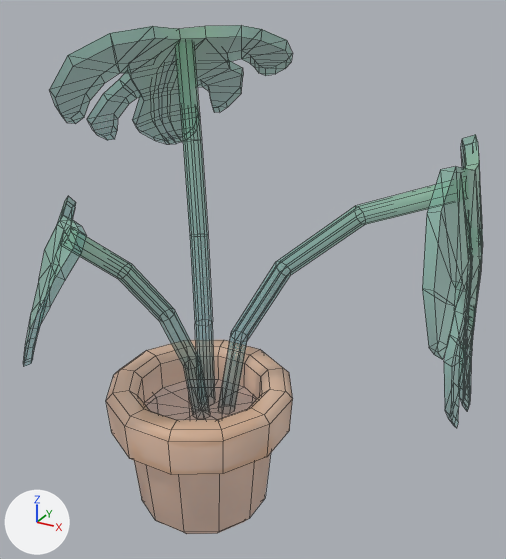
Before and after pictures for a commit that changed the FBX model Assets/Models/Tiny Treats plants/monstera_plant_small_potted.fbx.
Rendered twice from a camera (50 mm lens) standing at (0.928, -1.387, 1.431) and looking at (0.09, 0.137, 0.669). Arrows for +X, +Y and +Z are at lower left; the lights stay in place. Mesh edges are drawn as thin lines. Objects named as collision shapes, trigger or cutter boxes, shadow casters or lower levels of detail are left out. Where no turn or scale is listed for an object, it has been applied to the vertices.

Before the edit, the objects in view are built like this:
```python
mat_tiny_treats_1 = bpy.data.materials.new('tiny_treats_1')
mat_tiny_treats_1.use_nodes = True; mat_tiny_treats_1.node_tree.nodes.clear()
_N = mat_tiny_treats_1.node_tree.nodes; _L = mat_tiny_treats_1.node_tree.links
n0 = _N.new('ShaderNodeBsdfPrincipled'); n0.name = 'Principled BSDF'
n1 = _N.new('ShaderNodeOutputMaterial'); n1.name = 'Material Output'
n2 = _N.new('ShaderNodeTexImage'); n2.name = 'Image Texture'
n2.image = img_tiny_treats_texture_1_png
n3 = _N.new('ShaderNodeTexImage'); n3.name = 'Image Texture.001'
n3.image = img_tiny_treats_texture_1_png
_L.new(n2.outputs[0], n0.inputs[0])  # 'Color' to 'Base Color'
_L.new(n3.outputs[0], n0.inputs[4])  # 'Color' to 'Alpha'
_L.new(n0.outputs[0], n1.inputs[0])  # 'BSDF' to 'Surface'
me_monstera_plant_small_potted = bpy.data.meshes.new('monstera_plant_small_potted')
me_monstera_plant_small_potted.from_pydata(...)  # 610 vertices, 622 faces; spans x -0.559..0.701, y -0.417..0.656, z 0.0..1.311
me_monstera_plant_small_potted.materials.append(mat_tiny_treats_1)
ob_monstera_plant_small_potted = bpy.data.objects.new('monstera_plant_small_potted', me_monstera_plant_small_potted)
ob_monstera_plant_small_potted.location = (0.0, 0.0, 0.0)
```
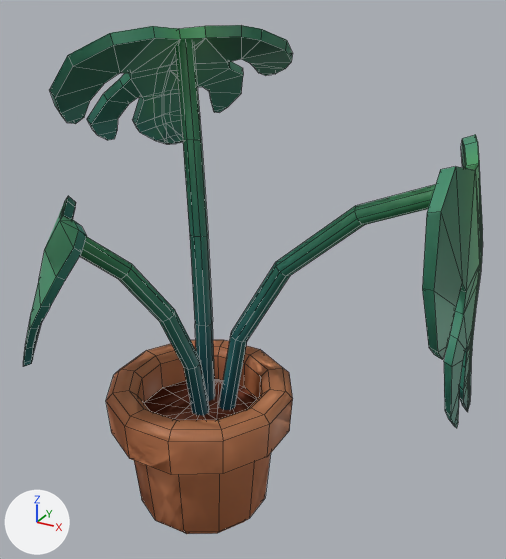
Edits to the scene script, one JSON object a line:
```json
{"op": "set", "path": "img_tiny_treats_texture_1_png", "old": "load_image('tiny_treats_texture_1.png', 'tiny_treats_texture_1.png', 1024, 1024, 'Non-Color')", "new": "load_image('tiny_treats_texture_1.png', 'tiny_treats_texture_1.png', 1024, 1024, 'sRGB')"}
{"op": "remove", "block": "mat_tiny_treats_1", "code": "n3 = _N.new('ShaderNodeTexImage'); n3.name = 'Image Texture.001'"}
{"op": "remove", "block": "mat_tiny_treats_1", "code": "n3.image = img_tiny_treats_texture_1_png"}
{"block": "mat_tiny_treats_1", "where": "n0 = _N.new('ShaderNodeBsdfPrincipled'); n0.name = 'Principled BSDF'"}
{"op": "remove", "block": "mat_tiny_treats_1", "code": "_L.new(n3.outputs[0], n0.inputs[4])  # 'Color' to 'Alpha'"}
{"block": "mat_tiny_treats_1", "where": "n2 = _N.new('ShaderNodeTexImage'); n2.name = 'Image Texture'"}
{"op": "add", "block": "mat_tiny_treats_1", "code": "_L.new(n2.outputs[1], n0.inputs[4])  # 'Alpha' to 'Alpha'"}
{"op": "add", "block": "me_monstera_plant_small_potted_001", "code": ["me_monstera_plant_small_potted_001 = bpy.data.meshes.new('monstera_plant_small_potted.001')", "me_monstera_plant_small_potted_001.from_pydata(...)  # 508 vertices, 535 faces; spans x -0.559..0.701, y -0.417..0.656, z 0.0..1.311", "me_monstera_plant_small_potted_001.materials.append(mat_tiny_treats_1)  # picture img_tiny_treats_texture_1_png"]}
{"op": "add", "block": "ob_monstera_plant_small_potted_lod1", "code": ["ob_monstera_plant_small_potted_lod1 = bpy.data.objects.new('monstera_plant_small_potted_LOD1', me_monstera_plant_small_potted_001)", "ob_monstera_plant_small_potted_lod1.location = (0.0, 0.0, 0.0)"]}
```

Changed parts and their boxes [x1, y1, x2, y2] in the pictures (506 x 559 px):
```json
{"object": "monstera_plant_small_potted", "change": "surface changed", "before": [23, 25, 483, 534], "after": [23, 25, 483, 534], "on screen": "beige to brown"}
{"object": "monstera_plant_small_potted_LOD1", "change": "added", "after": [23, 26, 483, 534]}
```
